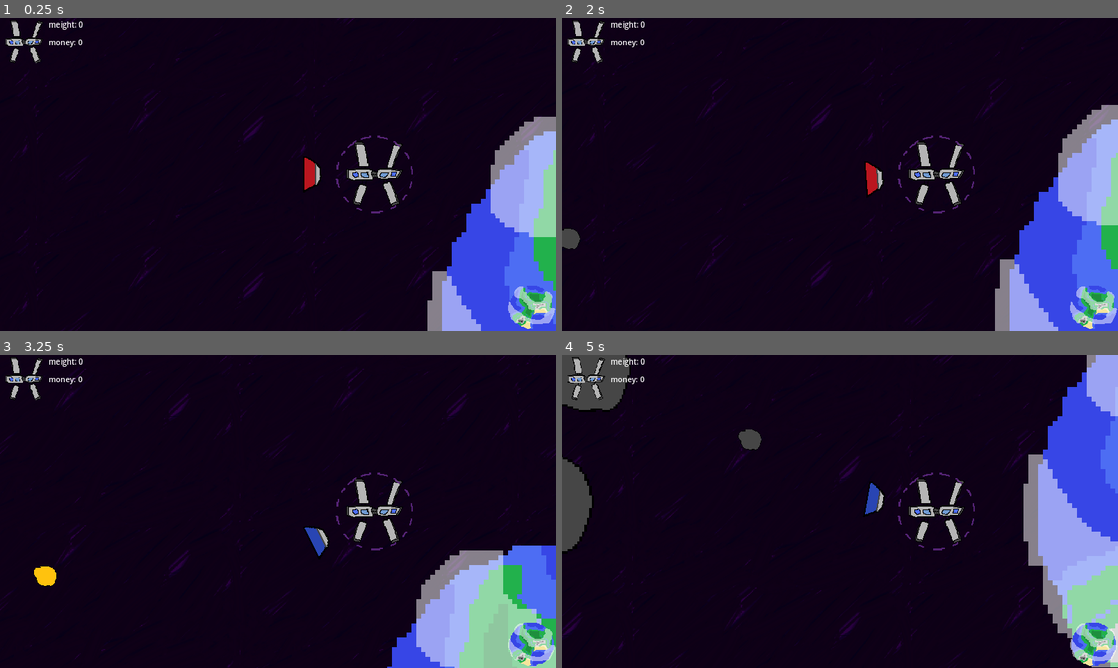
Above: before the commit, frames 1-4 (two rows, left to right).
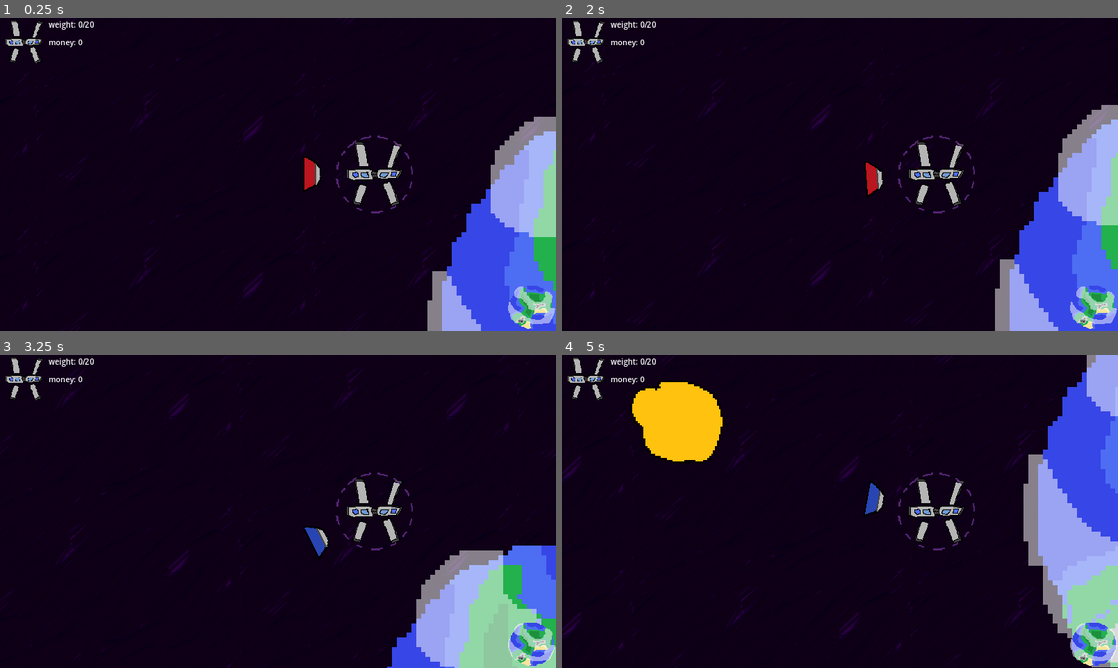
Above: after the commit, the same moments.

Repository: terumafu/spacestationbigmagnet
Game: Godot game, scene res://scenes/game_controller.tscn
Two runs of this game, one before a commit and one after it. Both use one fixed random seed, a clock stepped at 60 frames per second and the inputs below.
Inputs (mouse positions are in pixels of both pictures, inside the frame that each line leads up to):
- Up to frame 1 (0.25 s): no input
- Up to frame 2 (2 s): tap Enter at 0.5 s; move the mouse to (962, 158) at 0.52 s; press the mouse at (962, 158) at 0.53 s; hold D (rightAxisB) 0.53-1.28 s; move the mouse to (728, 190) at 1.27 s; release the mouse at (728, 190) at 1.28 s; hold A (leftAxisB) from 1.28 s (still down); tap S (decreaseBeamLength) at 1.35 s
- Up to frame 3 (3.25 s): move the mouse to (333, 442) at 2.02 s; release A (leftAxisB) at 2.03 s; hold D (rightAxisB) from 2.03 s (still down); tap W (increaseBeamLength) at 2.1 s; move the mouse to (250, 574) at 2.77 s; tap Space (switchMagnet) at 2.85 s
- Up to frame 4 (5 s): move the mouse to (1006, 558) at 3.52 s; release D (rightAxisB) at 3.53 s; press the mouse at (1006, 558) at 3.53 s; hold A (leftAxisB) from 3.53 s (still down); move the mouse to (673, 464) at 4.27 s; release the mouse at (673, 464) at 4.28 s; tap S (decreaseBeamLength) at 4.35 s

The runs differ from the first frame. In frame 1, 0.1% of the frame differs, in the area x 8-17%, y 0-4%; in frame 2, 0.3%; in frame 3, 0.3%; in frame 4, 6.2%, in the area x 0-36%, y 0-63%.

Commit message:
added waves

Diff:
--- a/scenes/game_controller.tscn
+++ b/scenes/game_controller.tscn
@@ -1,9 +1,10 @@
-[gd_scene load_steps=13 format=3 uid="uid://bupilv47cypt6"]
+[gd_scene load_steps=14 format=3 uid="uid://bupilv47cypt6"]
 
 [ext_resource type="Script" path="res://scripts/SpaceStation.gd" id="1_bbdfr"]
 [ext_resource type="Script" path="res://scripts/Earth.gd" id="1_fbbnk"]
 [ext_resource type="Texture2D" uid="uid://dfgas3k1c7vgd" path="res://assets/earth.png" id="1_md7tw"]
 [ext_resource type="Texture2D" uid="uid://do6gaaltjys6j" path="res://assets/background.png" id="1_sufco"]
+[ext_resource type="Script" path="res://scripts/MainScene.gd" id="1_tt0bm"]
 [ext_resource type="Texture2D" uid="uid://dv0deiefgsnpf" path="res://assets/spaceStationSprite.png" id="2_db6d5"]
 [ext_resource type="Script" path="res://scripts/Magnet.gd" id="3_cutrr"]
 [ext_resource type="Texture2D" uid="uid://cheexu4rdyhm8" path="res://assets/redmagnet.png" id="4_f5ym7"]
@@ -19,8 +20,10 @@
 
 [node name="GameController" type="Node"]
 
-[node name="MainScene" type="Node2D" parent="."]
+[node name="MainScene" type="Node2D" parent="." node_paths=PackedStringArray("spawner")]
 texture_filter = 1
+script = ExtResource("1_tt0bm")
+spawner = NodePath("Spawner")
 
 [node name="background" type="Sprite2D" parent="MainScene"]
 texture_repeat = 2
@@ -34,9 +37,9 @@
 script = ExtResource("1_bbdfr")
 magnet = NodePath("Magnet")
 planet = NodePath("../Earth")
-hpBar = NodePath("../../CanvasLayer/Control/TextureProgressBar")
-weightLabel = NodePath("../../CanvasLayer/Control/weightLabel")
-pointsLabel = NodePath("../../CanvasLayer/Control/pointsLabel")
+hpBar = NodePath("../CanvasLayer/Control/TextureProgressBar")
+weightLabel = NodePath("../CanvasLayer/Control/weightLabel")
+pointsLabel = NodePath("../CanvasLayer/Control/pointsLabel")
 
 [node name="Camera2D" type="Camera2D" parent="MainScene/SpaceStation"]
 offset = Vector2(-200, 2.08165e-12)
@@ -79,7 +82,7 @@
 [node name="Earth" type="Node2D" parent="MainScene" node_paths=PackedStringArray("hpBar")]
 position = Vector2(1100, 600)
 script = ExtResource("1_fbbnk")
-hpBar = NodePath("../../CanvasLayer/Control/EarthHpBar")
+hpBar = NodePath("../CanvasLayer/Control/EarthHpBar")
 
 [node name="Sprite2D" type="Sprite2D" parent="MainScene/Earth"]
 scale = Vector2(10, 10)
@@ -90,25 +93,32 @@
 [node name="CollisionShape2D" type="CollisionShape2D" parent="MainScene/Earth/Area2D"]
 shape = SubResource("CircleShape2D_jwqyl")
 
-[node name="Spawner" type="Node" parent="MainScene" node_paths=PackedStringArray("debrisHolder")]
+[node name="Spawner" type="Node" parent="MainScene" node_paths=PackedStringArray("debrisHolder", "spawnTimer", "afterWaveTimer")]
 script = ExtResource("7_vus6p")
 debrisHolder = NodePath("debris")
+spawnTimer = NodePath("spawnTimer")
+afterWaveTimer = NodePath("afterWaveTimer")
 
 [node name="debris" type="Node2D" parent="MainScene/Spawner"]
 
-[node name="Timer" type="Timer" parent="MainScene/Spawner"]
-autostart = true
+[node name="spawnTimer" type="Timer" parent="MainScene/Spawner"]
+wait_time = 3.0
+one_shot = true
 
-[node name="CanvasLayer" type="CanvasLayer" parent="."]
+[node name="afterWaveTimer" type="Timer" parent="MainScene/Spawner"]
+wait_time = 10.0
+one_shot = true
 
-[node name="Control" type="Control" parent="CanvasLayer"]
+[node name="CanvasLayer" type="CanvasLayer" parent="MainScene"]
+
+[node name="Control" type="Control" parent="MainScene/CanvasLayer"]
 texture_filter = 1
 layout_mode = 3
 anchors_preset = 0
 offset_right = 40.0
 offset_bottom = 40.0
 
-[node name="EarthHpBar" type="TextureProgressBar" parent="CanvasLayer/Control"]
+[node name="EarthHpBar" type="TextureProgressBar" parent="MainScene/CanvasLayer/Control"]
 layout_mode = 0
 offset_left = 1052.0
 offset_top = 548.0
@@ -118,7 +128,7 @@
 fill_mode = 3
 texture_progress = ExtResource("1_md7tw")
 
-[node name="TextureProgressBar" type="TextureProgressBar" parent="CanvasLayer/Control"]
+[node name="TextureProgressBar" type="TextureProgressBar" parent="MainScene/CanvasLayer/Control"]
 layout_mode = 0
 offset_right = 40.0
 offset_bottom = 40.0
@@ -126,15 +136,15 @@
 fill_mode = 3
 texture_progress = ExtResource("2_db6d5")
 
-[node name="weightLabel" type="Label" parent="CanvasLayer/Control"]
+[node name="weightLabel" type="Label" parent="MainScene/CanvasLayer/Control"]
 layout_mode = 0
 offset_left = 100.0
 offset_top = 2.0
 offset_right = 205.0
 offset_bottom = 37.0
-text = "meight: 0"
+text = "weight: 0/20"
 
-[node name="pointsLabel" type="Label" parent="CanvasLayer/Control"]
+[node name="pointsLabel" type="Label" parent="MainScene/CanvasLayer/Control"]
 layout_mode = 0
 offset_left = 100.0
 offset_top = 39.0
@@ -146,4 +156,6 @@
 [connection signal="body_exited" from="MainScene/SpaceStation/Magnet/MagArea" to="MainScene/SpaceStation/Magnet" method="_on_pos_mag_area_body_exited"]
 [connection signal="body_entered" from="MainScene/SpaceStation/CollectionArea" to="MainScene/SpaceStation" method="_on_collection_area_body_entered"]
 [connection signal="body_entered" from="MainScene/Earth/Area2D" to="MainScene/Earth" method="_on_area_2d_body_entered"]
-[connection signal="timeout" from="MainScene/Spawner/Timer" to="MainScene/Spawner" method="_on_timer_timeout"]
+[connection signal="waveCompleteSignal" from="MainScene/Spawner" to="MainScene" method="_on_spawner_wave_complete_signal"]
+[connection signal="timeout" from="MainScene/Spawner/spawnTimer" to="MainScene/Spawner" method="_on_timer_timeout"]
+[connection signal="timeout" from="MainScene/Spawner/afterWaveTimer" to="MainScene/Spawner" method="_on_after_wave_timer_timeout"]
--- /dev/null
+++ b/scenes/menu_scene.tscn
@@ -0,0 +1,22 @@
+[gd_scene load_steps=4 format=3 uid="uid://dud6gb6rj430e"]
+
+[ext_resource type="Script" path="res://scripts/menu_scene.gd" id="1_mchlw"]
+[ext_resource type="Texture2D" uid="uid://do6gaaltjys6j" path="res://assets/background.png" id="2_83kpl"]
+[ext_resource type="Texture2D" uid="uid://dfgas3k1c7vgd" path="res://assets/earth.png" id="3_i06d5"]
+
+[node name="MenuScene" type="Node2D" node_paths=PackedStringArray("earth")]
+texture_filter = 1
+script = ExtResource("1_mchlw")
+earth = NodePath("earth")
+
+[node name="background" type="Sprite2D" parent="."]
+texture_repeat = 2
+position = Vector2(471, 227)
+texture = ExtResource("2_83kpl")
+region_enabled = true
+region_rect = Rect2(2.08165e-12, 2.08165e-12, 1500, 1000)
+
+[node name="earth" type="Sprite2D" parent="."]
+position = Vector2(576, 324)
+scale = Vector2(4, 4)
+texture = ExtResource("3_i06d5")
--- a/scenes/space_debris.tscn
+++ b/scenes/space_debris.tscn
@@ -4,6 +4,7 @@
 [ext_resource type="Texture2D" uid="uid://dawpb3m30q3y7" path="res://assets/gold.png" id="2_sybno"]
 
 [sub_resource type="PhysicsMaterial" id="PhysicsMaterial_xhqjj"]
+friction = 0.0
 bounce = 0.5
 
 [sub_resource type="CircleShape2D" id="CircleShape2D_kai2a"]
--- a/scripts/Magnet.gd
+++ b/scripts/Magnet.gd
@@ -3,9 +3,12 @@
 @export var MagArea : Area2D;
 @export var beamSprite : Sprite2D;
 @export var magSprite = Sprite2D;
+
 var debrisArr = [];
 var magnetType = 0;
+
 const MAXMAGNETPOWER = 15.0;
+
 var currentMagnetPower = 0.0;
 var sizeMultiplier = 1.0;
 var magnetArr = [
@@ -51,5 +54,5 @@
 	if change < 0 && MagArea.scale[1] > 3 || change > 0 && MagArea.scale[1] < 0.5:
 		return;
 	sizeMultiplier = 1.0 / (MagArea.scale[1] / 3.0);
-	MagArea.scale += Vector2(change/30.0,-change/10.0);
+	MagArea.scale += Vector2(change/30.0,-change/8.0);
 	MagArea.position.y = -15 -( MagArea.scale[1] * 100)/2;
--- /dev/null
+++ b/scripts/MainScene.gd
@@ -0,0 +1,46 @@
+extends Node2D
+#MainScene controls the waves
+@export var spawner : Node;
+var waveArray = [
+	{"name": "first wave",
+	"debris": [10,5], #[rocks, gold]
+	"probability": [1,1,1,1,1], #[size1, size2, ...]
+	"speed": Vector2(randi_range(100,300),randi_range(-20,20)),
+	"spawnTime": 3,
+	},
+	{"name": "electric boogaloo",
+	"debris": [5,30], #[rocks, gold]
+	"probability": [1,1,1,1,1], #[size1, size2, ...]
+	"speed": Vector2(randi_range(100,300),randi_range(-20,20)),
+	"spawnTime": 1,
+	},
+]
+
+func _ready():
+	spawn_wave();
+
+func spawn_wave():
+	if waveArray.size() == 0:
+		print("empty")
+		return;
+	var waveDict = waveArray.pop_front();
+	#set_title(waveDict.name);
+	var probabilityArr = [];
+	var spawnArr = [];
+	for stakes in waveDict.probability.size():
+		for n in waveDict.probability[stakes]:
+			probabilityArr.append(stakes + 1);
+	for reps in waveDict.debris.size():
+		for n in waveDict.debris[reps]:
+			var tempdict = {};
+			tempdict["type"] = reps;
+			tempdict["size"] = probabilityArr[randi_range(0, probabilityArr.size() - 1)];
+			tempdict["speed"] = waveDict.speed;
+			spawnArr.append(tempdict);
+	spawnArr.shuffle()
+	spawner.set_wave(spawnArr,waveDict.spawnTime);
+	print(spawnArr)
+
+
+func _on_spawner_wave_complete_signal():
+	spawn_wave();
--- a/scripts/SpaceDebris.gd
+++ b/scripts/SpaceDebris.gd
@@ -2,10 +2,13 @@
 
 @export var sprite : Sprite2D;
 @export var collisionShape : CollisionShape2D;
+
 var hasBeenDragged = false;
 func dragged():
 	hasBeenDragged = true;
+
 signal breakSignal;
+
 var type;
 var spriteArr = ["res://assets/spacerock.png","res://assets/gold.png"]
 var scrapArr = [
@@ -13,6 +16,7 @@
 	["res://assets/yellowchunk1.png","res://assets/yellowchunk2.png","res://assets/yellowchunk3.png"]
 ];
 var health;
+
 func _process(_delta):
 	if get_colliding_bodies() != []:
 		for n in get_colliding_bodies():
--- a/scripts/SpaceStation.gd
+++ b/scripts/SpaceStation.gd
@@ -5,12 +5,13 @@
 @export var hpBar : TextureProgressBar;
 @export var weightLabel : Label;
 @export var pointsLabel : Label;
+
 const MAGNETDISTANCE = 130;
+
 var hp = 100;
 var points = 0;
 var weight = 0;
 var weightMax = 20;
-
 
 func _process(_delta):
 	rotate_magnet_around_mouse();
@@ -53,8 +54,8 @@
 			points += body.return_type();
 			weight += body.return_size();
 			danger = false;
-			pointsLabel.text = str("points: ", points);
-			weightLabel.text = str("weight: ", weight);
+			pointsLabel.text = str("money: ", points);
+			weightLabel.text = str("weight: ", weight, "/", weightMax);
 	if danger:
 		change_hp(body.return_size() * 5);
 	body.queue_free();
--- a/scripts/Spawner.gd
+++ b/scripts/Spawner.gd
@@ -1,14 +1,21 @@
 extends Node
 var debris = preload("res://scenes/space_debris.tscn");
 var chunk = preload("res://scenes/debrisChunk.tscn");
+
 @export var debrisHolder : Node2D;
+@export var spawnTimer : Timer;
+@export var afterWaveTimer : Timer;
 
-func spawns_debris():
+var spawnArr = [];
+
+signal waveCompleteSignal;
+
+func spawns_debris(location, type, size, speed):
 	var tempDebris = debris.instantiate();
-	tempDebris.global_position = get_random_border_location();
-	tempDebris.set_sprite(randi_range(0,1));
-	tempDebris.set_size(randi_range(1,5));
-	tempDebris.set_speed(Vector2(randi_range(50,400),randi_range(-10,10)));
+	tempDebris.global_position = location;
+	tempDebris.set_sprite(type);
+	tempDebris.set_size(size);
+	tempDebris.set_speed(speed);
 	debrisHolder.add_child(tempDebris);
 	tempDebris.breakSignal.connect(debrisBreaks);
 
@@ -34,6 +41,19 @@
 		temp.global_position = location + Vector2(numchunks * 4 * randi_range(-5,5),numchunks * 4 * randi_range(-5,5));
 
 func _on_timer_timeout():
-	spawns_debris();
+	if spawnArr.size() > 0:
+		var temp = spawnArr.pop_front()
+		spawns_debris(get_random_border_location(), temp.type, temp.size, temp.speed);
+		spawnTimer.start();
+	else:
+		afterWaveTimer.start();
 func get_random_border_location():
 	return Vector2(-400,randi_range(0,648));
+func set_wave(arr,spawntime):
+	spawnArr.append_array(arr);
+	spawnTimer.wait_time = spawntime;
+	spawnTimer.start();
+
+func _on_after_wave_timer_timeout():
+	#next wave;
+	waveCompleteSignal.emit();
--- a/scripts/debrisChunk.gd
+++ b/scripts/debrisChunk.gd
@@ -2,10 +2,12 @@
 
 @export var sprite : Sprite2D;
 @export var timer : Timer;
+
 var chunks = [
 	["res://assets/graychunk1.png","res://assets/graychunk2.png","res://assets/graychunk3.png"],
 	["res://assets/yellowchunk1.png","res://assets/yellowchunk2.png","res://assets/yellowchunk3.png"]
 	];
+
 func set_sprite(rocktype, numchunk):
 	sprite.texture = load(chunks[rocktype][numchunk]);
 
--- /dev/null
+++ b/scripts/menuSpawner.gd
@@ -0,0 +1 @@
+extends Node
--- /dev/null
+++ b/scripts/menu_scene.gd
@@ -0,0 +1,7 @@
+extends Node2D
+@export var earth : Sprite2D;
+const earthPosition = Vector2(1152/2, 648/2);
+var timePassed = 0;
+func _process(delta):
+	earth.global_position[1] = earthPosition[1] + 10 * sin(timePassed * 2);
+	timePassed += delta;
